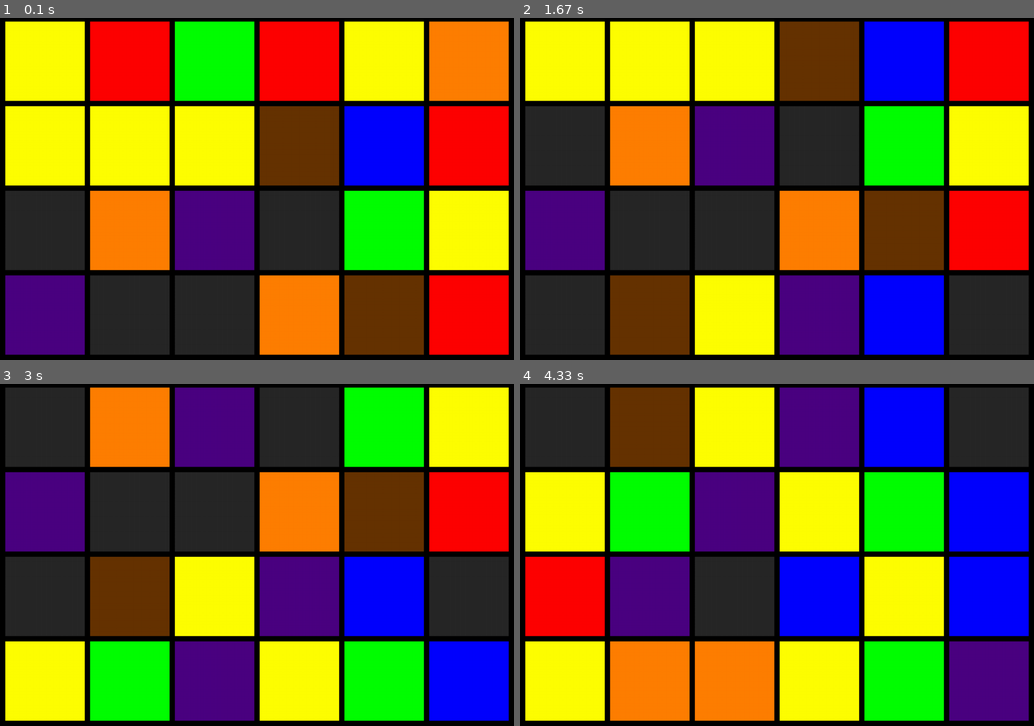
Above: before the commit, frames 1-4 (two rows, left to right).
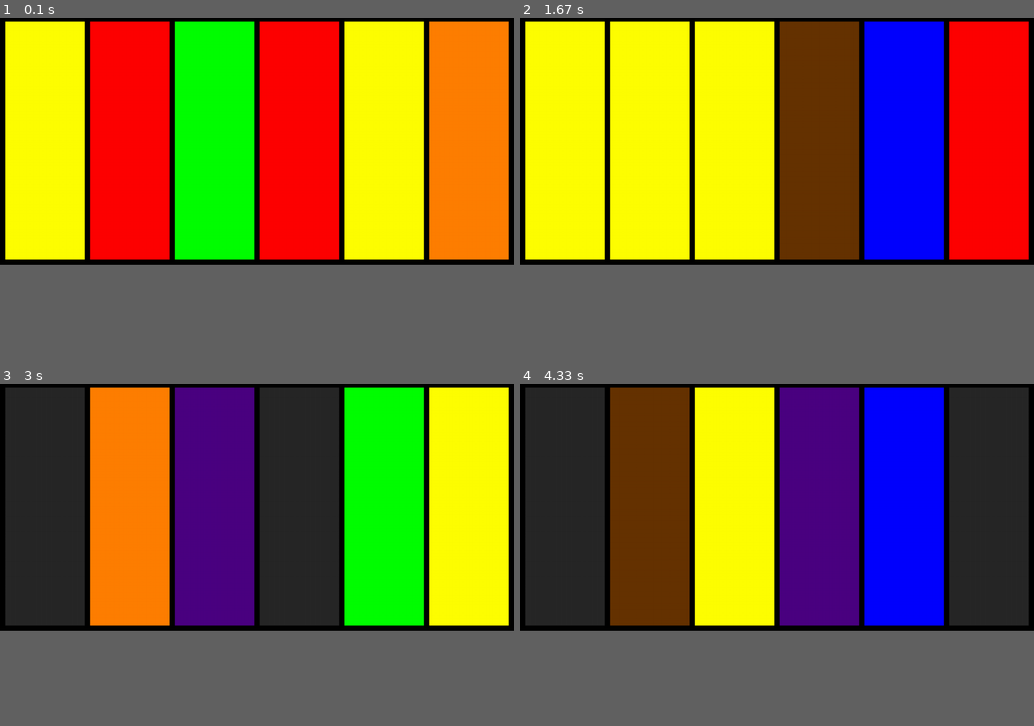
Above: after the commit, the same moments.

Repository: jduffey/watchgirl
Game: pygame game, started from pygametest.py
Two runs of this game, one before a commit and one after it. Both use one fixed random seed, a clock stepped at 60 frames per second and the inputs below.
Inputs:
- Up to frame 1 (0.1 s): no input
- Up to frame 2 (1.67 s): no input
- Up to frame 3 (3 s): no input
- Up to frame 4 (4.33 s): no input
In our replay, the window is 900x603 before the commit and 900x436 after it. These sizes can differ from the game's own. Grey fills any space a smaller window leaves; there, only what the larger window draws over its background counts as a difference.

The runs differ from the first frame. In frame 1, 61% of the frame differs, in the area x 0-100%, y 24-100%; in frame 2, 62%; in frame 3, 62%; in frame 4, 65%.

Commit message:
Extract icon size constants; fix misnomers

Diff:
--- a/pygametest.py
+++ b/pygametest.py
@@ -9,13 +9,15 @@
 WINDOW_TITLE = 'Identifier #580CD2E889BD - Onett Art Museum Main Entrance'
 
 BORDER_THICKNESS = 10
-SQUARE_WIDTH = 150
+
+ICON_SIZE_X = 150
+ICON_SIZE_Y = 450
 
 NUMBER_OF_COLUMNS = 6
-NUMBER_OF_ROWS = 4
+NUMBER_OF_ROWS = 1
 
-APP_X_SIZE = BORDER_THICKNESS + NUMBER_OF_COLUMNS * ( SQUARE_WIDTH + BORDER_THICKNESS )
-APP_Y_SIZE = BORDER_THICKNESS + NUMBER_OF_ROWS * ( SQUARE_WIDTH + BORDER_THICKNESS )
+APP_X_SIZE = BORDER_THICKNESS + NUMBER_OF_COLUMNS * ( ICON_SIZE_X + BORDER_THICKNESS )
+APP_Y_SIZE = BORDER_THICKNESS + NUMBER_OF_ROWS * ( ICON_SIZE_Y + BORDER_THICKNESS )
 
 MY_RED = (255, 0, 0)
 MY_ORANGE = (255, 127, 0)
@@ -32,8 +34,8 @@
 SIZE_OF_DIGEST_USED = 64
 
 
-def getColor(currentDigest, whichSquareInCurrentRow, whichRow):
-    digitToAssess = currentDigest[whichSquareInCurrentRow]
+def getColor(currentDigest, whichIconInCurrentRow, whichRow):
+    digitToAssess = currentDigest[whichIconInCurrentRow]
 
     case1 = digitToAssess == '0' or digitToAssess == '8'
     case2 = digitToAssess == '1' or digitToAssess == '9'
@@ -65,7 +67,7 @@
 def drawHorizontalBorders():
     for i in range(0, NUMBER_OF_ROWS + 1):
         topLeftX = 0
-        topLeftY = i * ( BORDER_THICKNESS + SQUARE_WIDTH )
+        topLeftY = i * ( BORDER_THICKNESS + ICON_SIZE_Y )
         bottomRightX = APP_X_SIZE
         bottomRightY = BORDER_THICKNESS
         theRectangleToDraw = (topLeftX, topLeftY, bottomRightX, bottomRightY)
@@ -73,23 +75,23 @@
 
 def drawVerticalBorders():
     for i in range(0, NUMBER_OF_COLUMNS + 1):
-        topLeftX = i * ( BORDER_THICKNESS + SQUARE_WIDTH )
+        topLeftX = i * ( BORDER_THICKNESS + ICON_SIZE_X )
         topLeftY = 0
         bottomRightX = BORDER_THICKNESS
         bottomRightY = APP_Y_SIZE
         theRectangleToDraw = (topLeftX, topLeftY, bottomRightX, bottomRightY)
         pygame.draw.rect(screen, MY_BLACK, theRectangleToDraw)
 
-def drawColorSquare(whichSquareInCurrentRow, whichRow, currentDigest):
-    topLeftX = BORDER_THICKNESS + whichSquareInCurrentRow * ( SQUARE_WIDTH + BORDER_THICKNESS )
-    topLeftY = BORDER_THICKNESS + whichRow * ( SQUARE_WIDTH + BORDER_THICKNESS )
-    bottomRightX = SQUARE_WIDTH
-    bottomRightY = SQUARE_WIDTH
-    theSquareToDraw = (topLeftX, topLeftY, bottomRightX, bottomRightY)
-    pygame.draw.rect(screen, getColor(currentDigest, whichSquareInCurrentRow, whichRow), theSquareToDraw)
+def drawColorIcon(whichIconInCurrentRow, whichRow, currentDigest):
+    topLeftX = BORDER_THICKNESS + whichIconInCurrentRow * ( ICON_SIZE_X + BORDER_THICKNESS )
+    topLeftY = BORDER_THICKNESS + whichRow * ( ICON_SIZE_Y + BORDER_THICKNESS )
+    bottomRightX = ICON_SIZE_X
+    bottomRightY = ICON_SIZE_Y
+    theRectangleToDraw = (topLeftX, topLeftY, bottomRightX, bottomRightY)
+    pygame.draw.rect(screen, getColor(currentDigest, whichIconInCurrentRow, whichRow), theRectangleToDraw)
 
-def generateDigestForCurrentTime(whichSquareInCurrentRow):
-    return jedhash.returnTheHash(SECRET, PERIOD_IN_SECONDS, whichSquareInCurrentRow)
+def generateDigestForCurrentTime(whichIconInCurrentRow):
+    return jedhash.returnTheHash(SECRET, PERIOD_IN_SECONDS, whichIconInCurrentRow)
 
 def validateNumberOfColumns():
         if(NUMBER_OF_COLUMNS > SIZE_OF_DIGEST_USED):
@@ -99,9 +101,9 @@
 screen = pygame.display.set_mode((APP_X_SIZE, APP_Y_SIZE))
 pygame.display.set_caption(WINDOW_TITLE)
 pygame.mouse.set_visible(True)
-squareThatIsTheSizeOfTheScreen = pygame.Surface(screen.get_size())
-squareThatIsTheSizeOfTheScreen.fill(MY_WHITE)
-screen.blit(squareThatIsTheSizeOfTheScreen, (0, 0))
+rectangleThatIsTheSizeOfTheScreen = pygame.Surface(screen.get_size())
+rectangleThatIsTheSizeOfTheScreen.fill(MY_WHITE)
+screen.blit(rectangleThatIsTheSizeOfTheScreen, (0, 0))
 pygame.display.flip()
 
 pygame.init()
@@ -115,8 +117,8 @@
     for whichRow in range(0, NUMBER_OF_ROWS):
         offset = whichRow * PERIOD_IN_SECONDS
         currentDigest = generateDigestForCurrentTime(offset)
-        for whichSquareInCurrentRow in range(0, NUMBER_OF_COLUMNS):
-            drawColorSquare(whichSquareInCurrentRow, whichRow, currentDigest)
+        for whichIconInCurrentRow in range(0, NUMBER_OF_COLUMNS):
+            drawColorIcon(whichIconInCurrentRow, whichRow, currentDigest)
 
     drawHorizontalBorders()
     drawVerticalBorders()
